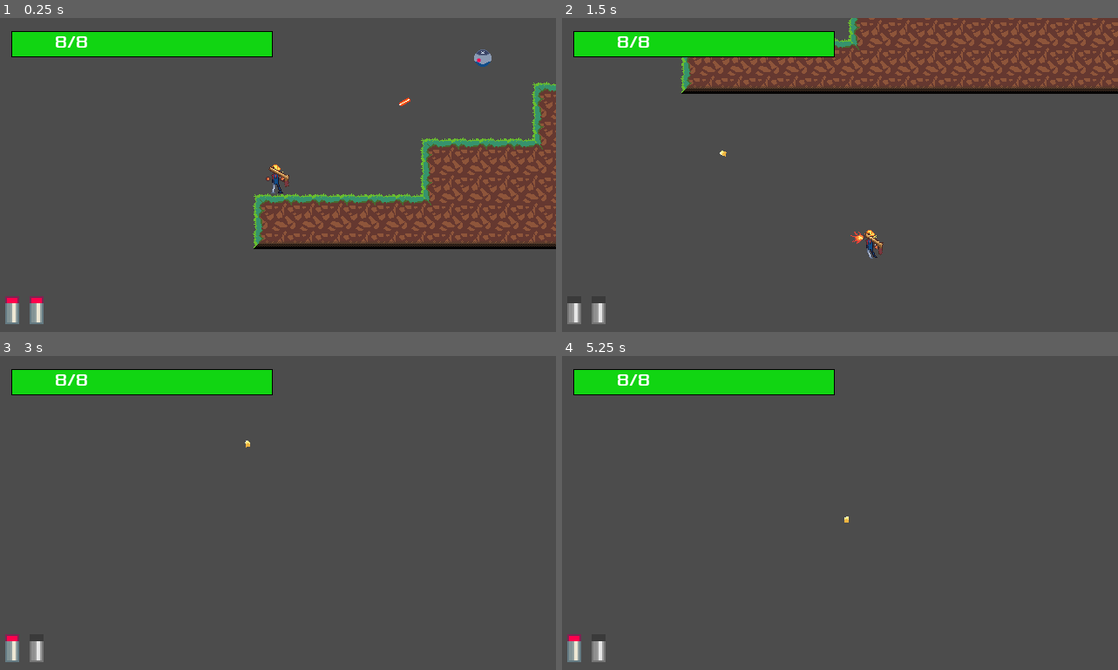
Above: before the commit, frames 1-4 (two rows, left to right).
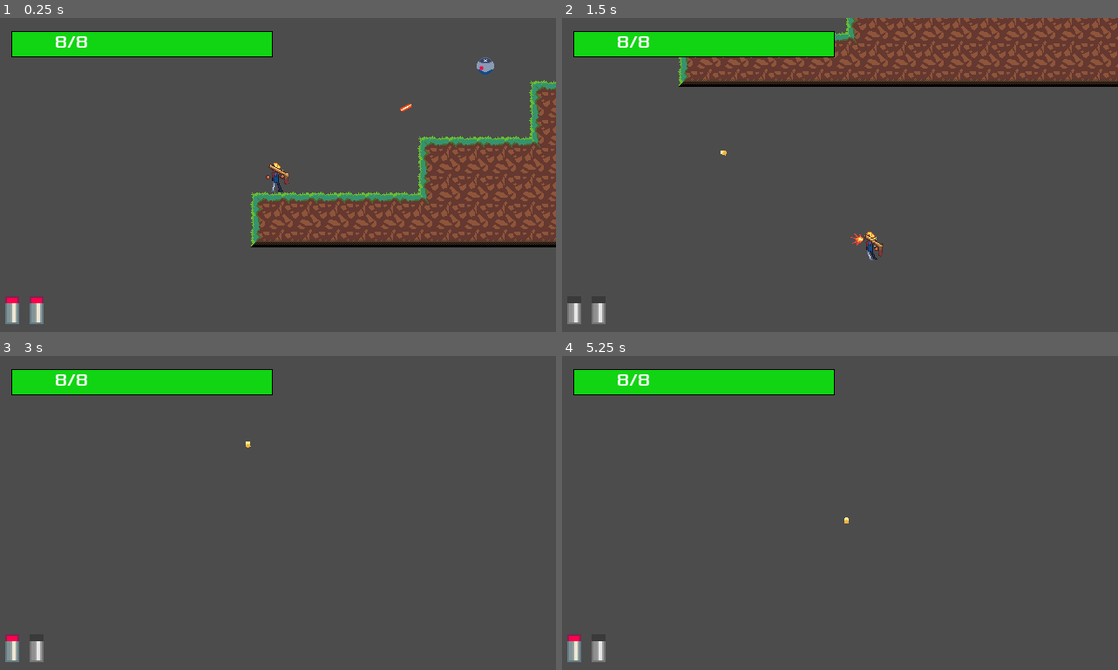
Above: after the commit, the same moments.

Repository: JamesDSource/Cyber-Gunslinger
Game: Godot game, scene res://Game/Game.tscn
Same seed, same stepped clock (60 frames per second), same inputs: the game is played once before the commit and once after it. The engine's default icon, where the game draws it, is replaced by a stand-in: a white triangle on a blue panel in a dark square.
Inputs (mouse positions are in pixels of both pictures, inside the frame that each line leads up to):
- Up to frame 1 (0.25 s): no input
- Up to frame 2 (1.5 s): move the mouse to (962, 159) at 0.52 s; hold Right (Right) from 0.53 s (still down); click (962, 159) at 0.6 s; tap W (Jump) at 0.77 s; move the mouse to (728, 190) at 1.27 s; click (728, 190) at 1.35 s
- Up to frame 3 (3 s): tap W (Jump) at 1.52 s; move the mouse to (333, 443) at 2.02 s; release Right (Right) at 2.03 s; hold Left (Left) 2.03-2.78 s; click (333, 443) at 2.1 s; move the mouse to (250, 575) at 2.77 s; hold Right (Right) from 2.78 s (still down); click (250, 575) at 2.85 s
- Up to frame 4 (5.25 s): tap W (Jump) at 3.02, 3.77, 4.52 s; tap Enter at 3.5 s; move the mouse to (1006, 560) at 3.52 s; click (1006, 560) at 3.6 s; tap Space at 4.25 s; move the mouse to (673, 465) at 4.27 s; release Right (Right) at 4.28 s; hold Left (Left) 4.28-5.03 s; click (673, 465) at 4.35 s; move the mouse to (867, 513) at 5.02 s; hold Right (Right) from 5.03 s (still down); click (867, 513) at 5.1 s

The runs differ from the first frame. In frame 1, 7.5% of the frame differs, in the area x 44-100%, y 10-74%; in frame 2, 8.9%, in the area x 20-100%, y 0-78%; in frame 3, less than 0.1%; in frame 4, less than 0.1%.

Commit message:
12/5/2020

Diff:
--- a/Game/Game.tscn
+++ b/Game/Game.tscn
@@ -19,7 +19,7 @@
 [node name="Game" type="Node"]
 
 [node name="Player" parent="." instance=ExtResource( 1 )]
-position = Vector2( 92.399, 166.673 )
+position = Vector2( 95.399, 172.673 )
 
 [node name="TileMap" type="TileMap" parent="."]
 tile_set = ExtResource( 2 )
@@ -39,7 +39,7 @@
 navpoly = SubResource( 1 )
 
 [node name="Drone" parent="Navigation2D" instance=ExtResource( 4 )]
-position = Vector2( 330, 36 )
+position = Vector2( 336, 48 )
 
 [node name="Sawblade" parent="." instance=ExtResource( 5 )]
 position = Vector2( 568, 110 )
